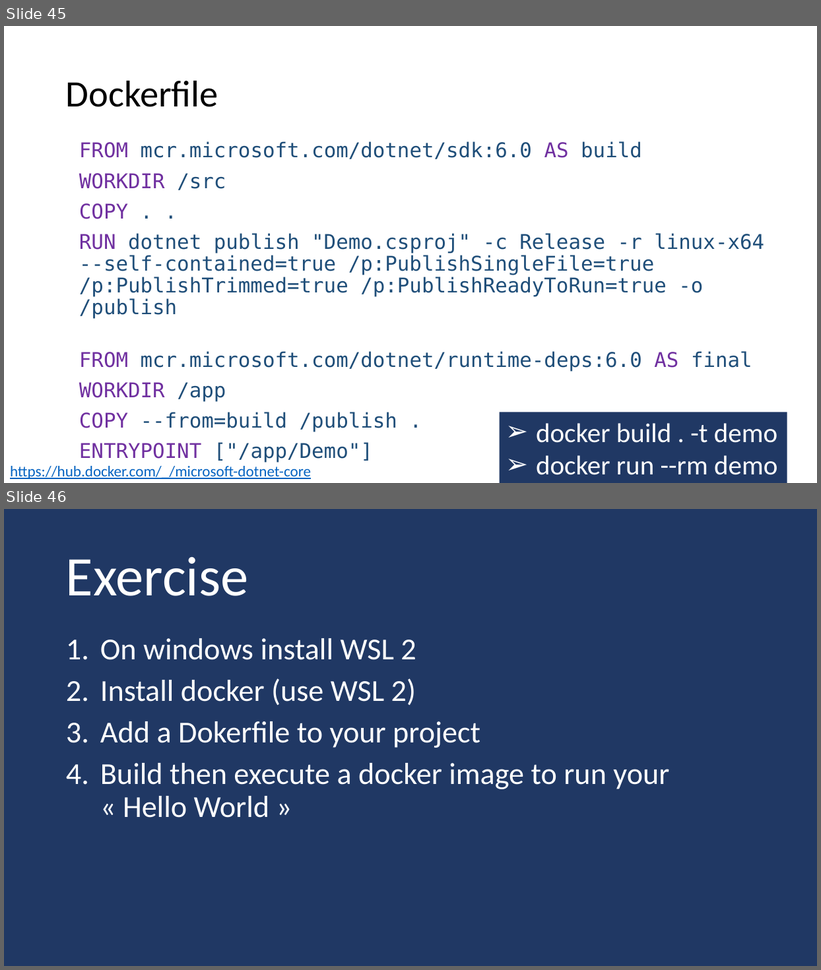
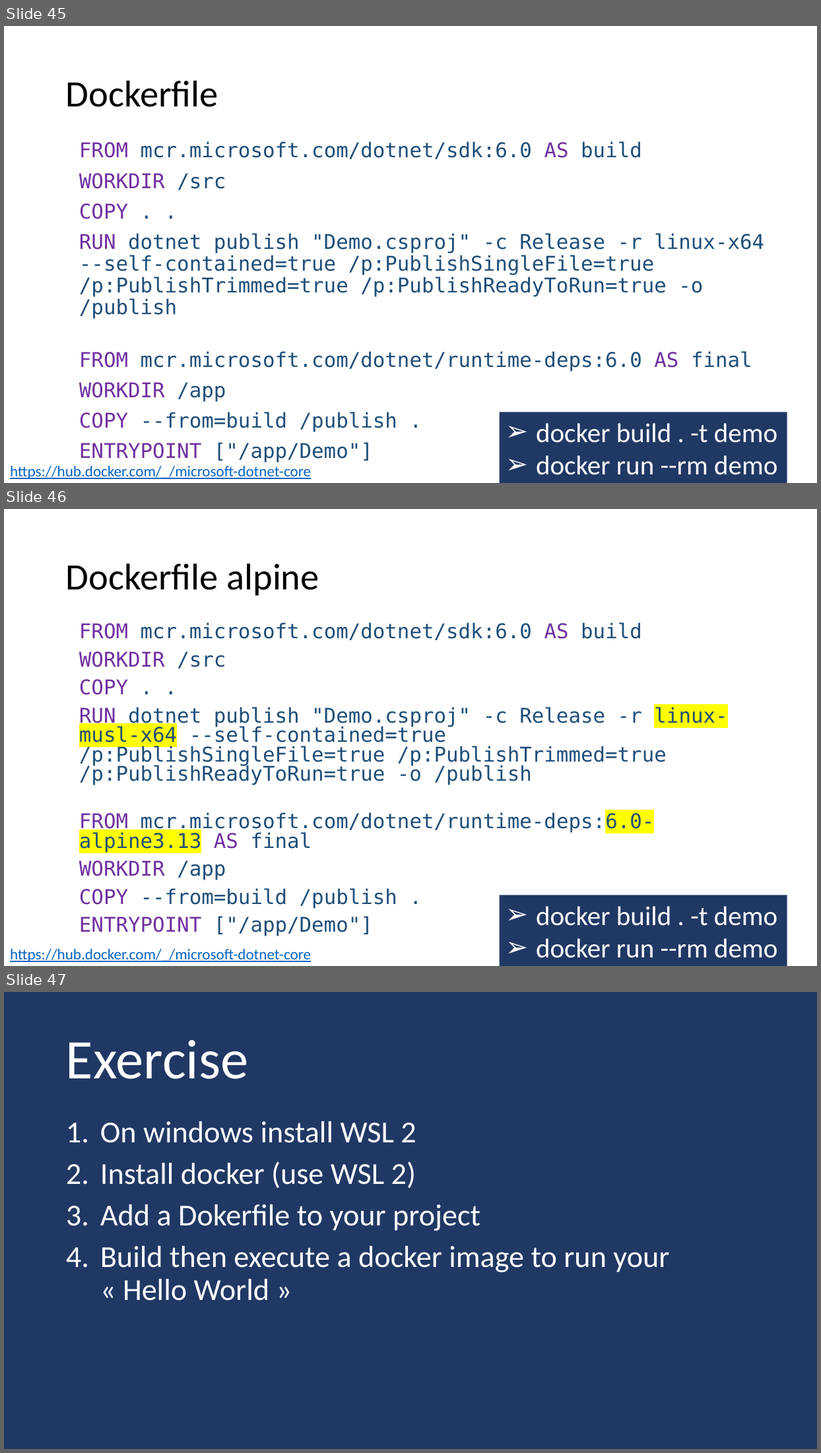
Before and after one commit to guillaume-chervet/course.dotnet, a slide deck: documentations/dotnet6.pptx. Shown one above the other, each under a label of ours: slides 45 and 46 before the commit, slides 45, 46 and 47 after it. The pictures are 821x970 and 821x1453 pixels, drawn with LibreOffice and Linux fonts; fonts in the diff are those of the drawing. Boxes give left, top, right and bottom in pixels: in the first picture for what was removed or moved away, otherwise in the second. Text is boxed around its words. In the diff, an @@ line names an element or a change of style, - is before the commit and + after.

```diff
--- a/documentations/dotnet6.pptx
+++ b/documentations/dotnet6.pptx
@@ slide 46 added at (x1=4, y1=509, x2=817, y2=966), background #FFFFFF @@
@@ title added at (x1=66, y1=563, x2=319, y2=595), 44 pt, text #000000 @@
+Dockerfile alpine
@@ text added at (x1=79, y1=623, x2=727, y2=937), 24 pt, text #1F4E79 @@
+FROM mcr.microsoft.com/dotnet/sdk:6.0 AS build
+WORKDIR /src
+COPY . .
+RUN dotnet publish "Demo.csproj" -c Release -r linux-musl-x64 --self-contained=true /p:PublishSingleFile=true /p:PublishTrimmed=true /p:PublishReadyToRun=true -o /publish
+FROM mcr.microsoft.com/dotnet/runtime-deps:6.0-alpine3.13 AS final
+WORKDIR /app
+COPY --from=build /publish .
+ENTRYPOINT ["/app/Demo"]
@@ rectangle added at (x1=500, y1=896, x2=788, y2=966), fill #203864, 32 pt, text #FFFFFF @@
+➢ docker build . -t demo
+➢ docker run --rm demo
@@ text added at (x1=10, y1=949, x2=311, y2=962), 18 pt, text #0563C1, underline @@
+https://hub.docker.com/_/microsoft-dotnet-core
@@ what was slide 46 is now slide 47 @@
```
Also in this commit, not shown: 2 slides changed.
